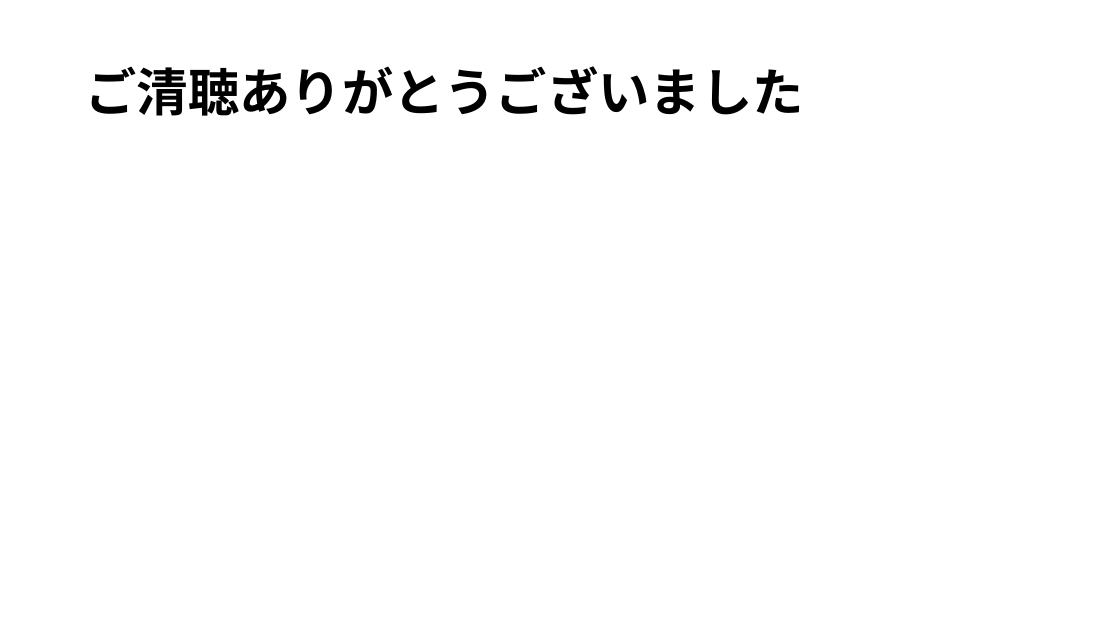
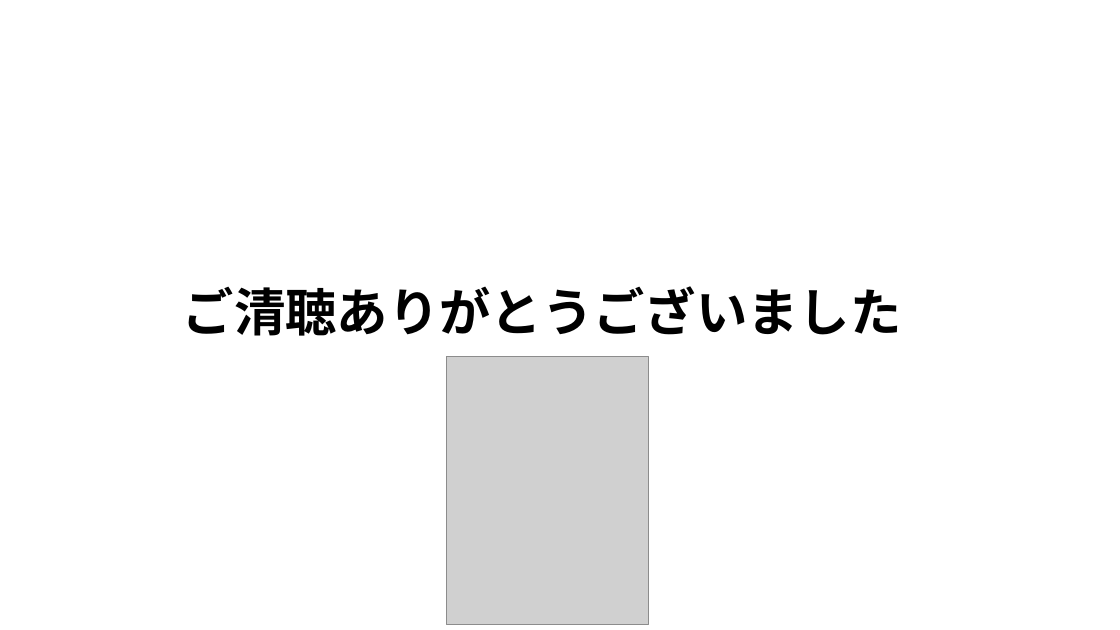
Before and after one commit to Shi-ori/Fultter, a slide deck: slide 8 of fultter_task/Flutter Timer.pptx. Drawn at 1120x630 pixels with LibreOffice and Linux fonts; fonts in the diff are those of the drawing; grey boxes stand for pictures. Boxes give left, top, right and bottom in pixels: in the first picture for what was removed or moved away, otherwise in the second. Text is boxed around its words. In the diff, an @@ line names an element or a change of style, - is before the commit and + after.

```diff
--- a/fultter_task/Flutter Timer.pptx
+++ b/fultter_task/Flutter Timer.pptx
@@ title "ご清聴ありがとうございました" moved from (x1=85, y1=66, x2=804, y2=116) to (x1=183, y1=286, x2=902, y2=336) @@
@@ picture added at (x1=447, y1=357, x2=649, y2=625) @@
```
Also in this commit, not shown: 1 other slide changed.
